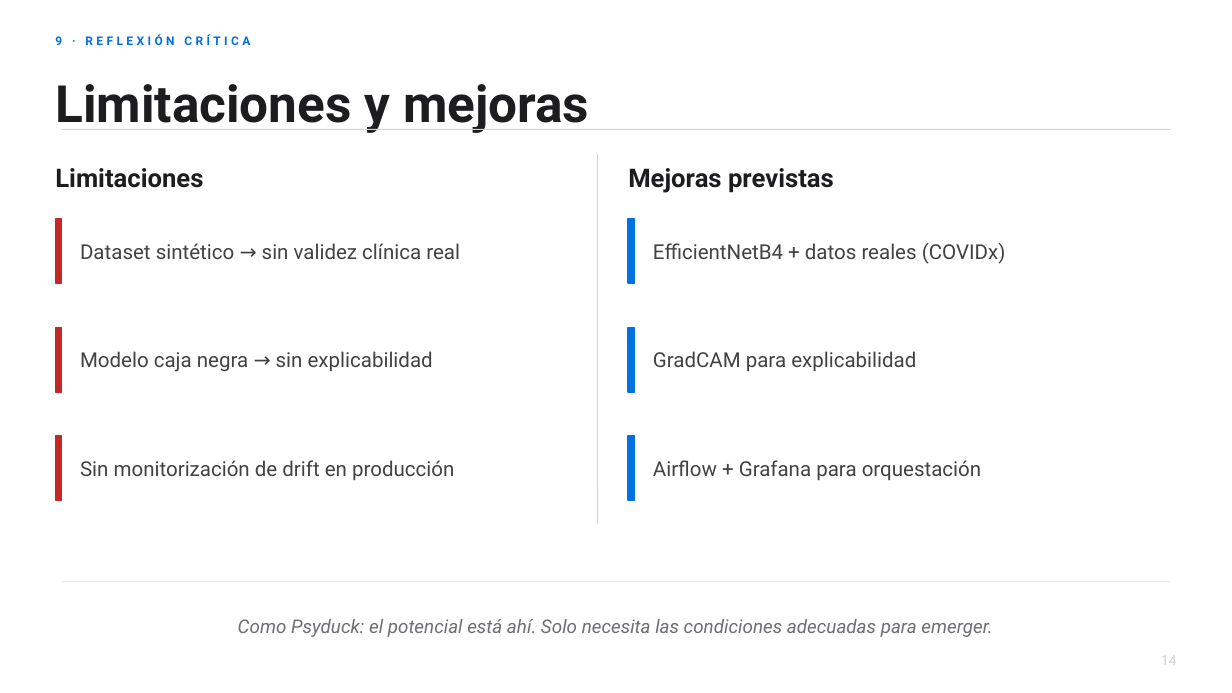
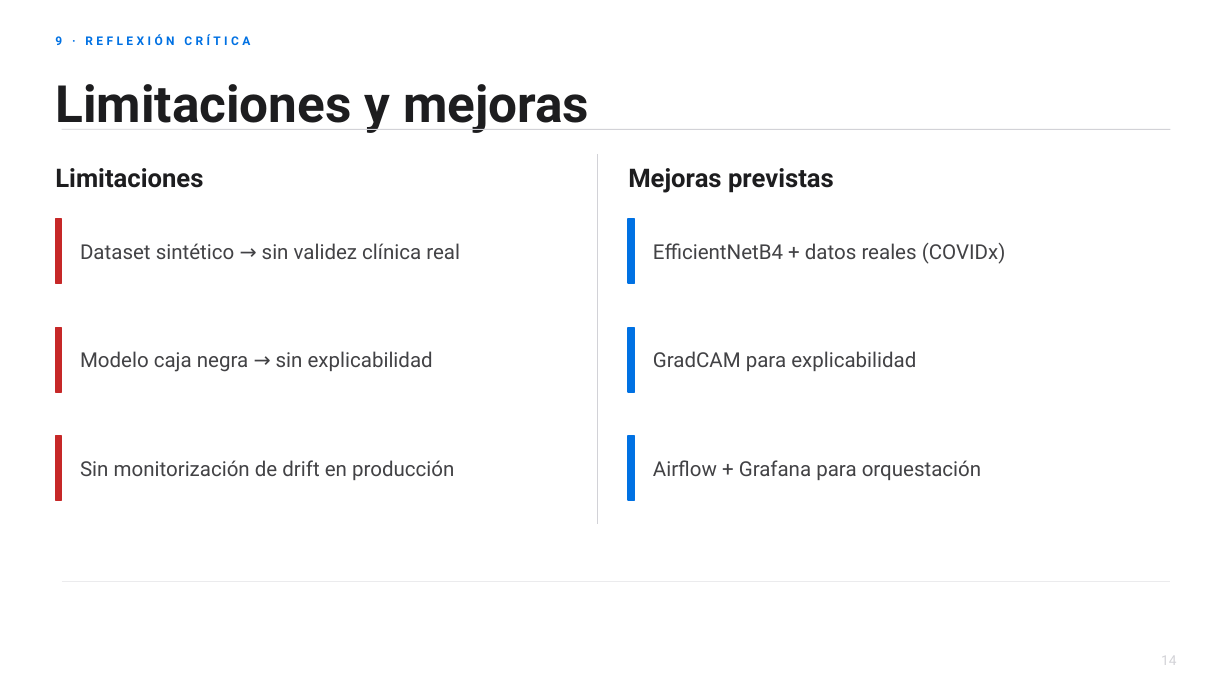
Before and after one commit to rogerjove012005/Hospital-Salle, a slide deck: slide 14 of Presentacion_Hospital_Salle.pptx. Drawn at 1232x693 pixels with LibreOffice and Linux fonts; fonts in the diff are those of the drawing. Boxes give left, top, right and bottom in pixels: in the first picture for what was removed or moved away, otherwise in the second. Text is boxed around its words. In the diff, an @@ line names an element or a change of style, - is before the commit and + after.

```diff
--- a/Presentacion_Hospital_Salle.pptx
+++ b/Presentacion_Hospital_Salle.pptx
@@ text removed at [238, 619, 992, 637] @@
-Como Psyduck: el potencial está ahí. Solo necesita las condiciones adecuadas para emerger.
```
Also in this commit, not shown: 12 other slides changed, 2 slides added, 2 slides removed, 4 other files.
